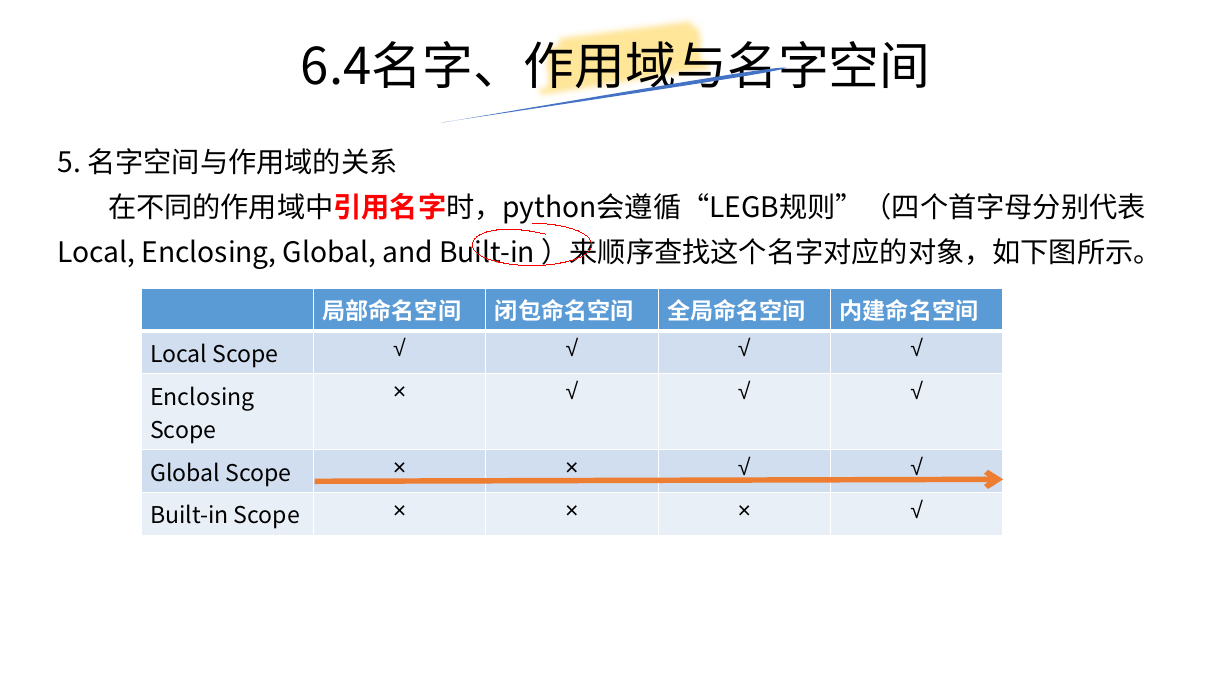
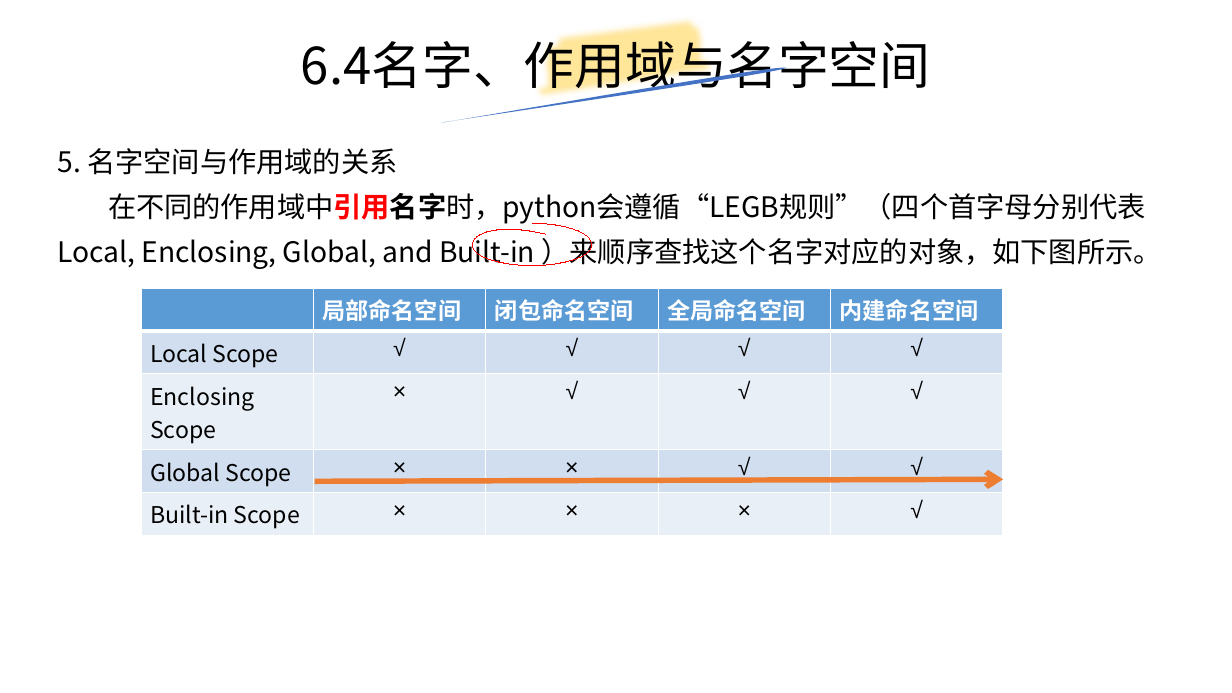
Before and after one commit to yiwenliu/CorePython, a slide deck: slide 51 of PPT/CorePython.pptx. Drawn at 1232x693 pixels with LibreOffice and Linux fonts; fonts in the diff are those of the drawing. Boxes give left, top, right and bottom in pixels: in the first picture for what was removed or moved away, otherwise in the second. Text is boxed around its words. In the diff, an @@ line names an element or a change of style, - is before the commit and + after.

```diff
--- a/PPT/CorePython.pptx
+++ b/PPT/CorePython.pptx
@@ text at (58,193,1162,269): text colour #FF0000 to #000000 in "在不同的作用域中引用名字时，python会遵循“LEGB规则”（四个首字母分别代表Local," @@
```
Also in this commit, not shown: 2 other slides changed, 1 other file.
